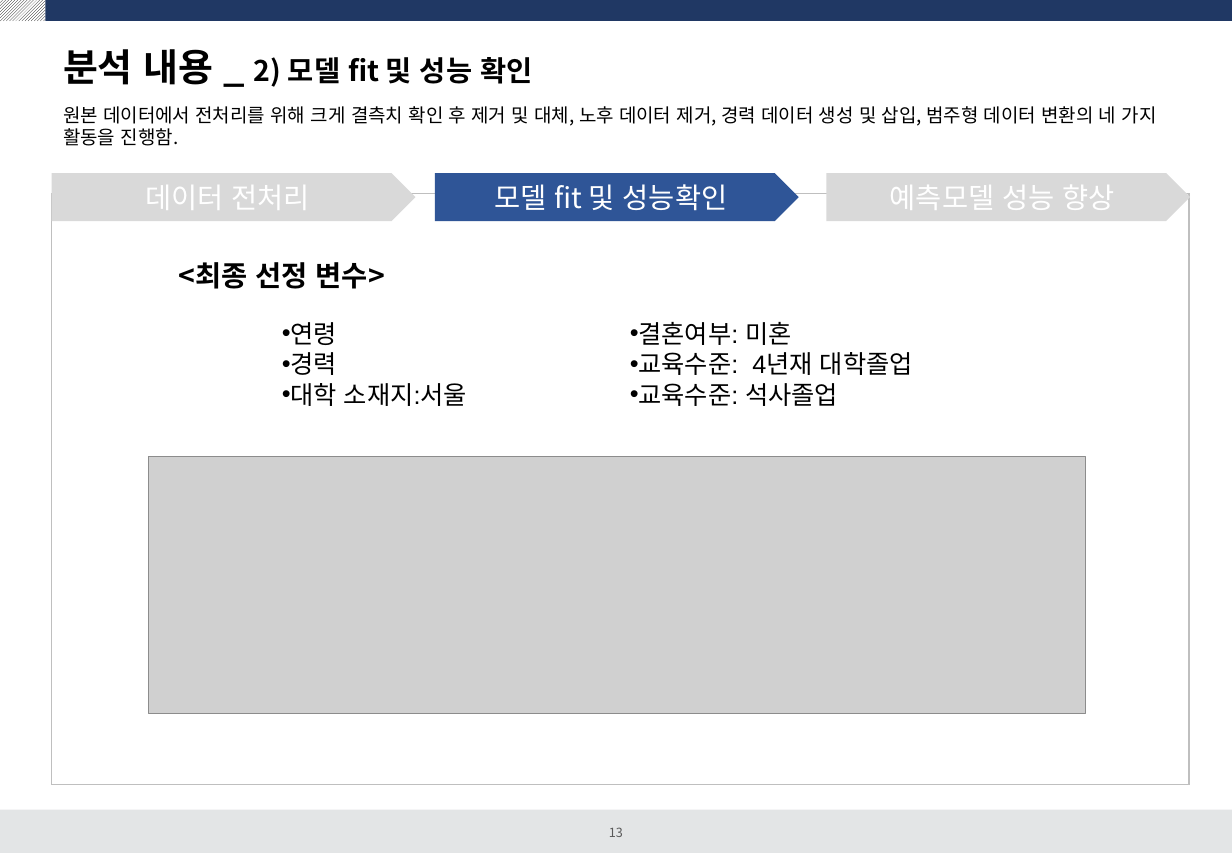
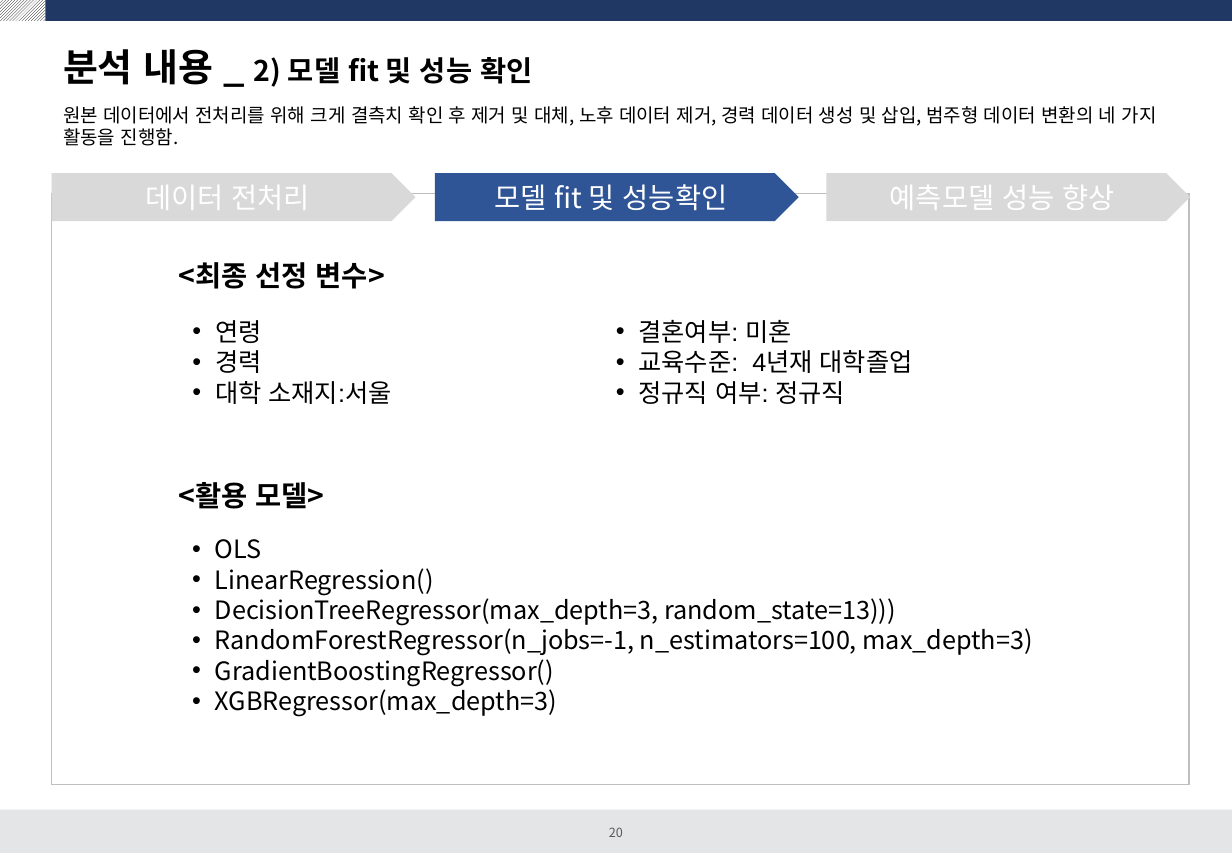
Before and after one commit to dss-14th/Regression_3_project, a slide deck: slide 20 of 여성임금 예측프로젝트.pptx (slide 13 before the commit). Drawn at 1232x853 pixels with LibreOffice and Linux fonts; fonts in the diff are those of the drawing; grey boxes stand for pictures. Boxes give left, top, right and bottom in pixels: in the first picture for what was removed or moved away, otherwise in the second. Text is boxed around its words. In the diff, an @@ line names an element or a change of style, - is before the commit and + after.

```diff
--- a/여성임금 예측프로젝트.pptx
+++ b/여성임금 예측프로젝트.pptx
@@ text "연령" moved from (x1=291, y1=322, x2=913, y2=406) to (x1=215, y1=320, x2=913, y2=404) @@
@@ text at (x1=215, y1=320, x2=913, y2=404): indent changed @@
@@ text at (x1=639, y1=381, x2=846, y2=404): text changed @@
-• 교육수준: 석사졸업
+• 정규직 여부: 정규직
@@ picture removed at (x1=148, y1=456, x2=1085, y2=713) @@
@@ text added at (x1=178, y1=482, x2=324, y2=509), 18 pt, text #000000, bold @@
+<활용 모델>
@@ text added at (x1=215, y1=539, x2=1033, y2=717), 16 pt, text #000000 @@
+• OLS
+• LinearRegression()
+• DecisionTreeRegressor(max_depth=3, random_state=13)))
+• RandomForestRegressor(n_jobs=-1, n_estimators=100, max_depth=3)
+• GradientBoostingRegressor()
+• XGBRegressor(max_depth=3)
@@ page number at (x1=609, y1=827, x2=623, y2=837): text changed @@
-13
+20
```
Also in this commit, not shown: 16 slides added, 11 other files.
